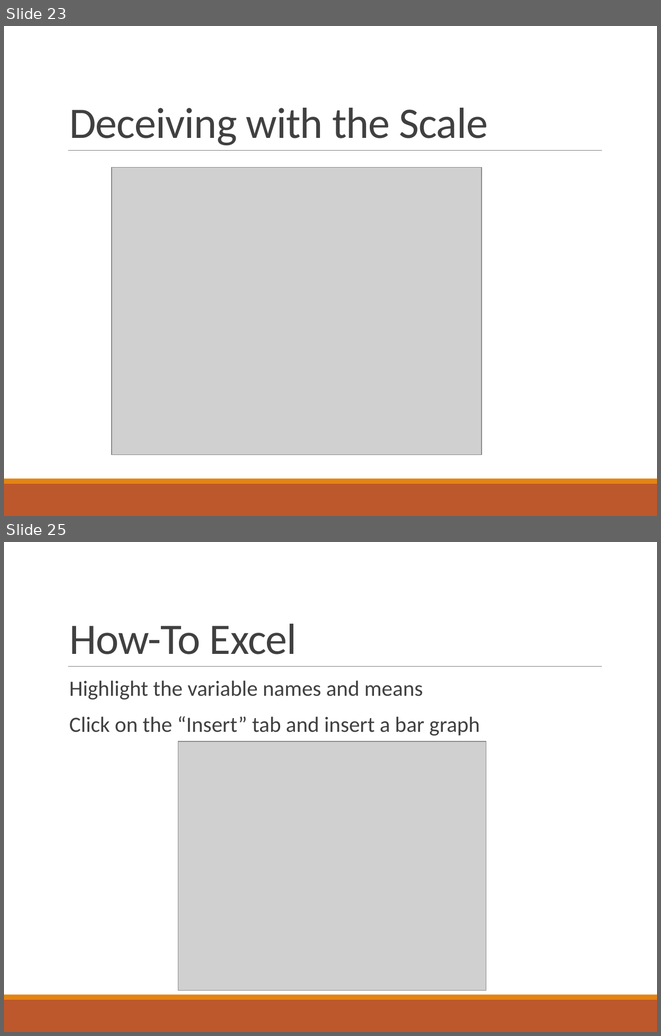
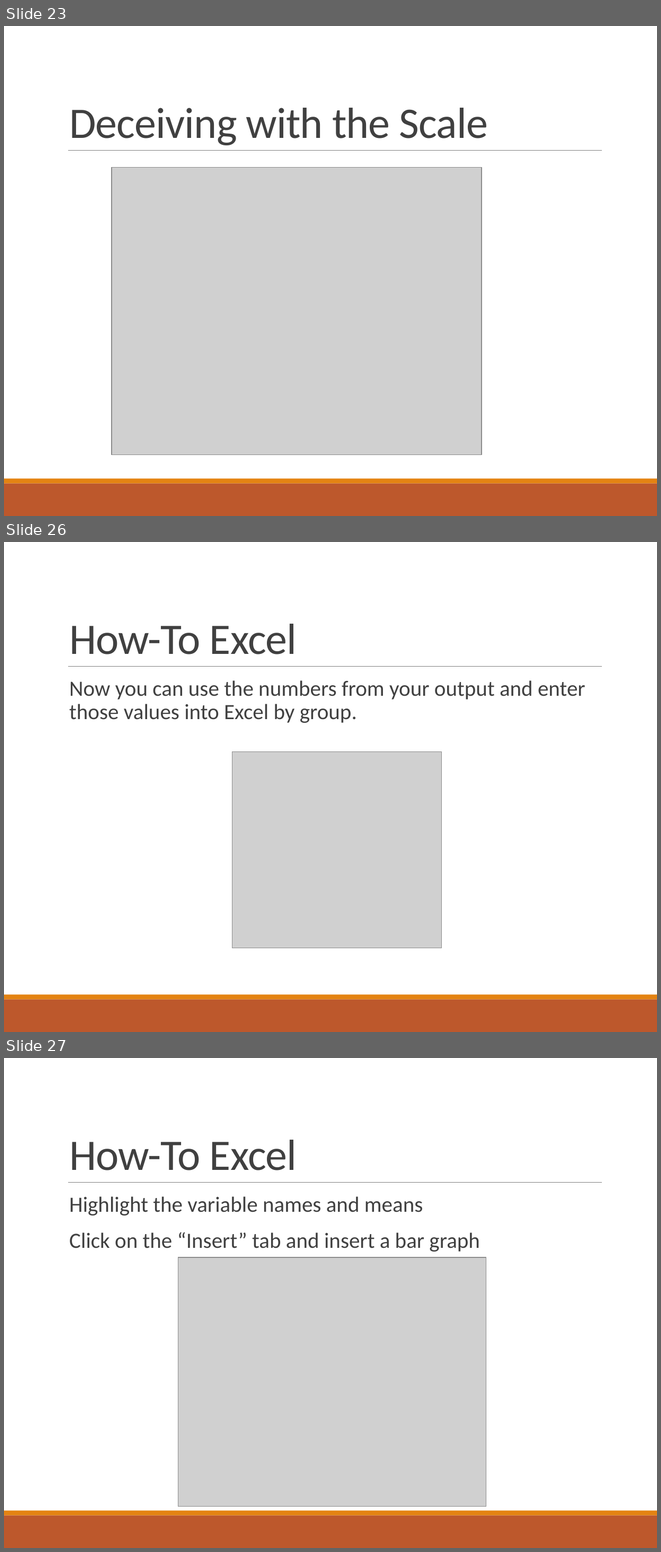
Before and after one commit to doomlab/PSY-200, a slide deck: Fall2018 Lecture Notes/Chapter 3 Lecture.pptx. Shown one above the other, each under a label of ours: slides 23 and 25 before the commit, slides 23, 26 and 27 after it; the slides between them are not shown. The pictures are 661x1036 and 661x1552 pixels, drawn with LibreOffice and Linux fonts; fonts in the diff are those of the drawing; grey boxes stand for pictures. Boxes give left, top, right and bottom in pixels: in the first picture for what was removed or moved away, otherwise in the second. Text is boxed around its words. In the diff, an @@ line names an element or a change of style, - is before the commit and + after.

```diff
--- a/Fall2018 Lecture Notes/Chapter 3 Lecture.pptx
+++ b/Fall2018 Lecture Notes/Chapter 3 Lecture.pptx
@@ slide 26 added at <box>4,542,657,1032</box>, background #FFFFFF; not listed: 3 template elements that a slide beside it also shows @@
@@ title added at <box>69,624,297,654</box>, 48 pt, text #404040 @@
+How-To Excel
@@ text added at <box>69,680,585,723</box>, 24 pt, text #404040 @@
+  Now you can use the numbers from your output and enter those values into Excel by group.
@@ picture added at <box>232,751,441,947</box> @@
@@ what was slide 25 is now slide 27 @@
```
Also in this commit, not shown: 1 slide changed, 1 other slide added, 1 other file.
